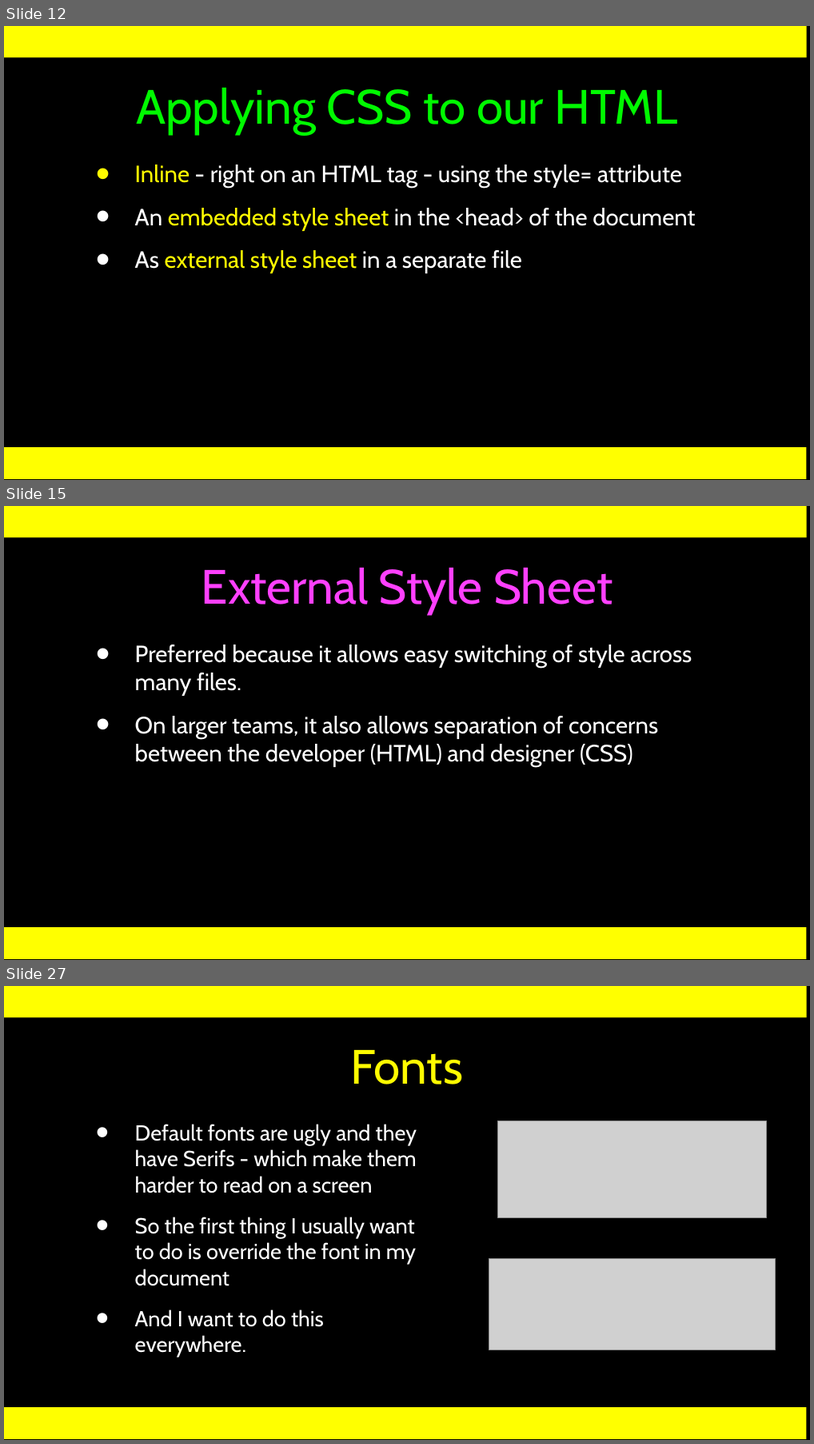
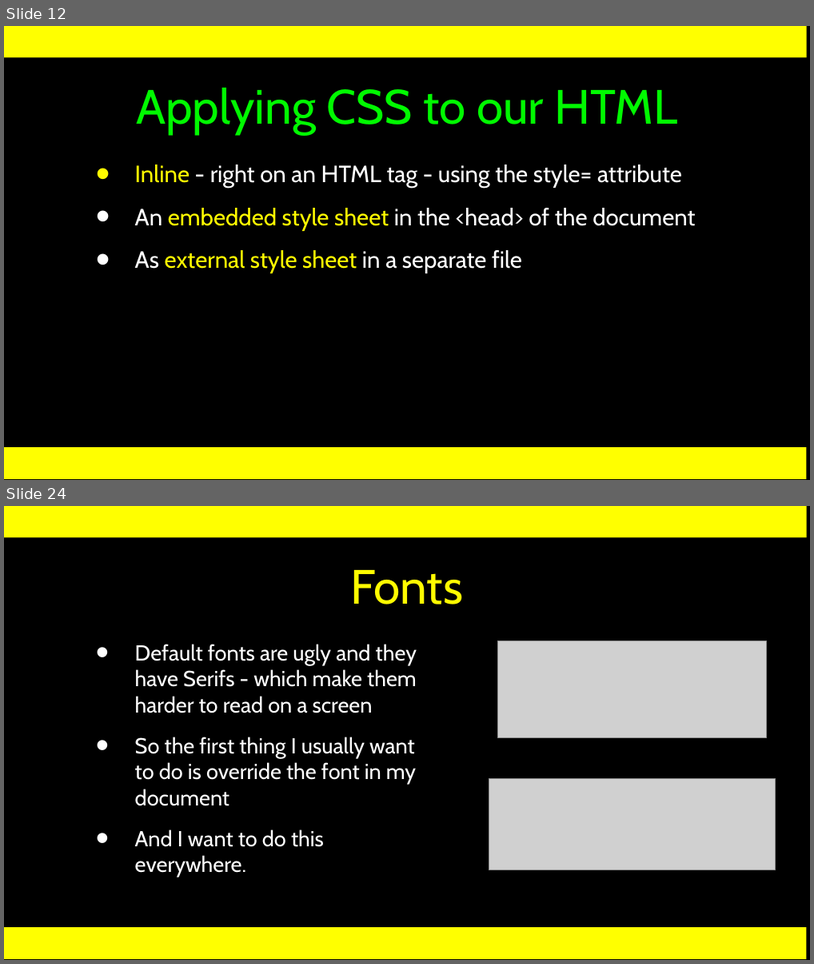
Before and after one commit to csev/wa4e, a slide deck: lectures/Web-03-CSS.ppt. Shown one above the other, each under a label of ours: slides 12, 15 and 27 before the commit, slides 12 and 24 after it; the slides between them are not shown. The pictures are 814x1444 and 814x964 pixels, drawn with LibreOffice and Linux fonts; fonts in the diff are those of the drawing; grey boxes stand for pictures. Boxes give left, top, right and bottom in pixels: in the first picture for what was removed or moved away, otherwise in the second. Text is boxed around its words. In the diff, an @@ line names an element or a change of style, - is before the commit and + after.

```diff
--- a/lectures/Web-03-CSS.ppt
+++ b/lectures/Web-03-CSS.ppt
@@ slide 15 removed at bbox=[4, 506, 810, 960], background #000000; not listed: 3 template elements that a slide beside it also shows @@
@@ title removed at bbox=[202, 568, 613, 614] @@
-External Style Sheet
@@ text removed at bbox=[135, 644, 692, 767] @@
-• Preferred because it allows easy switching of style across many files.
-• On larger teams, it also allows separation of concerns between the developer (HTML) and designer (CSS)
@@ what was slide 27 is now slide 24 @@
```
Also in this commit, not shown: 9 slides changed, 8 slides added, 10 other slides removed, 1 other file.
